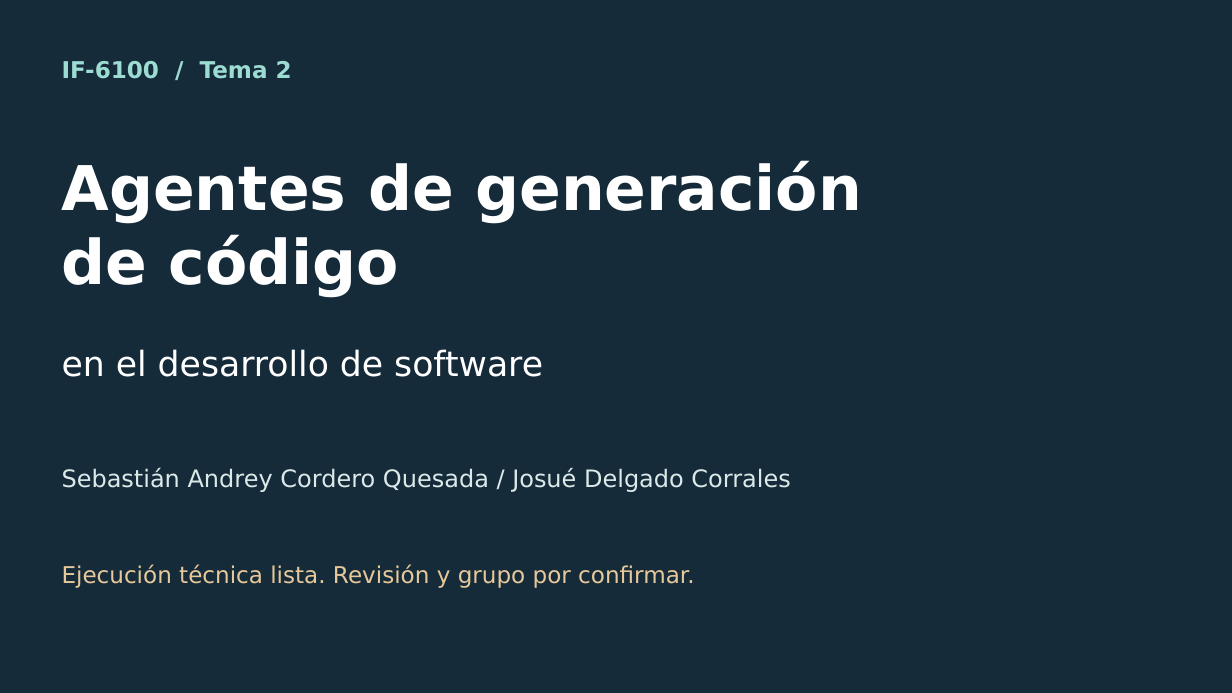
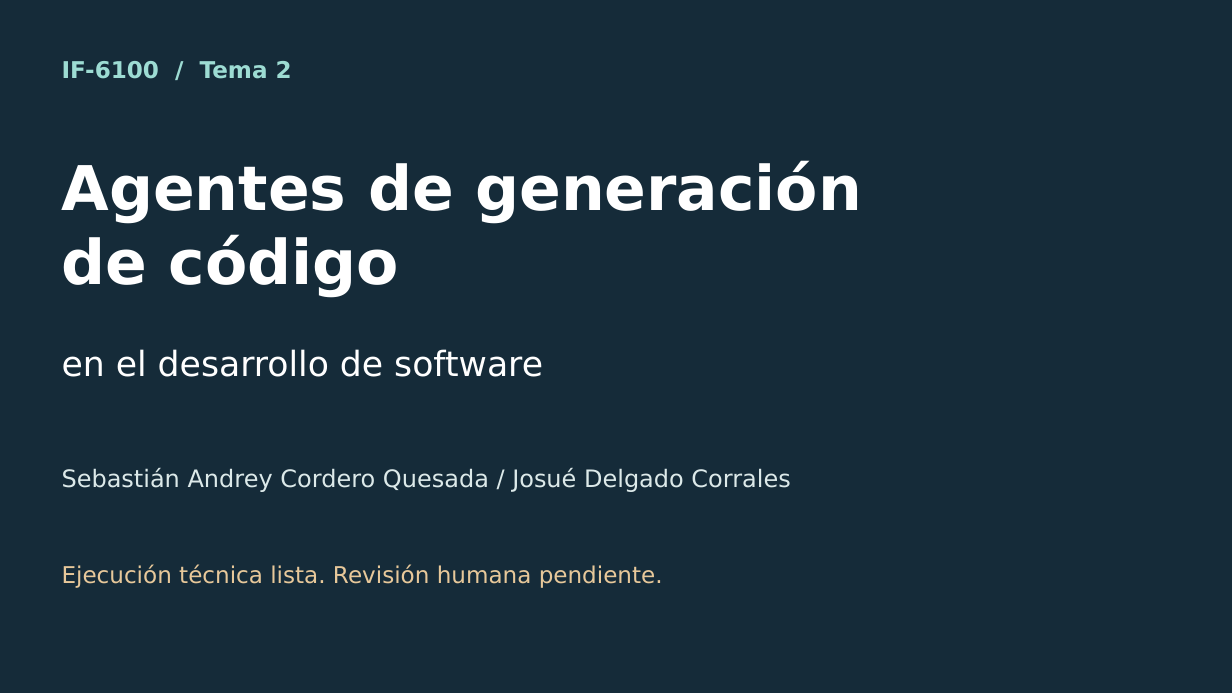
Before and after one commit to IF-6100-2026/portal-academico-documentacion, a slide deck: slide 1 of docs/investigacion/portal-academico/presentacion.pptx. Drawn at 1232x693 pixels with LibreOffice and Linux fonts; fonts in the diff are those of the drawing. Boxes give left, top, right and bottom in pixels: in the first picture for what was removed or moved away, otherwise in the second. Text is boxed around its words. In the diff, an @@ line names an element or a change of style, - is before the commit and + after.

```diff
--- a/docs/investigacion/portal-academico/presentacion.pptx
+++ b/docs/investigacion/portal-academico/presentacion.pptx
@@ text at (62,564,663,588): text changed @@
-Ejecución técnica lista. Revisión y grupo por confirmar.
+Ejecución técnica lista. Revisión humana pendiente.
```
Also in this commit, not shown: 7 other slides changed.
